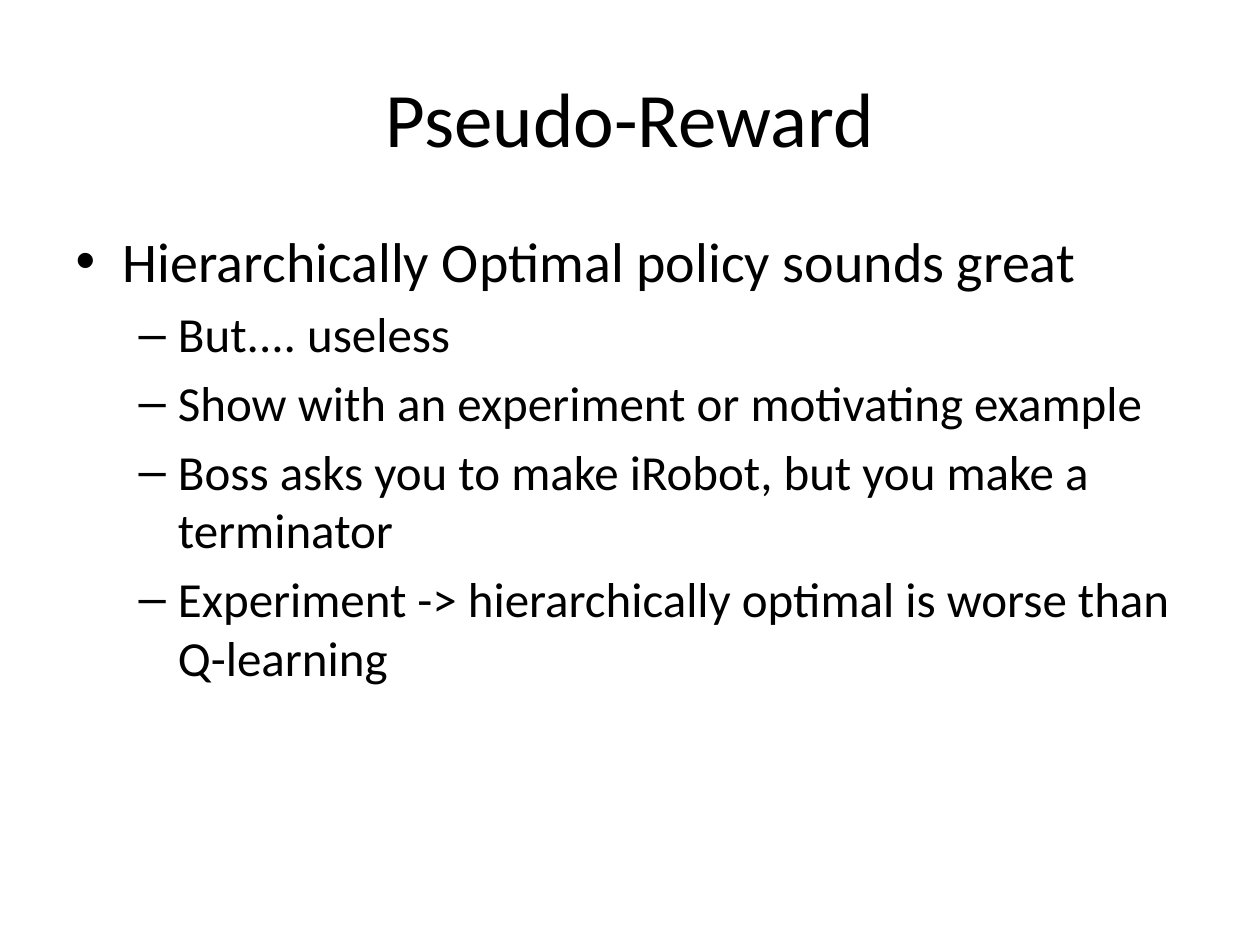
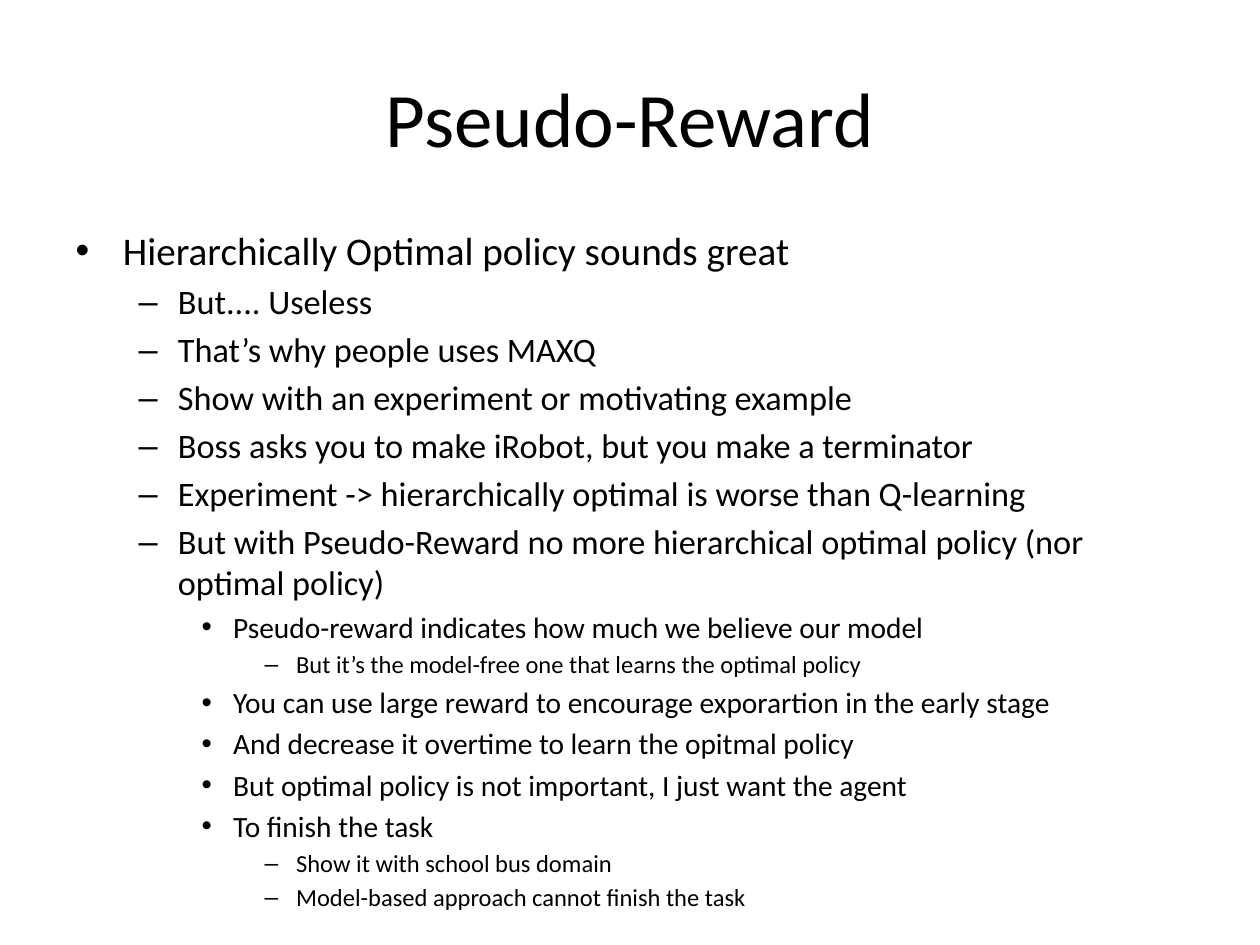
Before and after one commit to lono175/Thesis, a slide deck: slide 29 of OptimalPlanning.pptx (slide 14 before the commit). Drawn at 1260x945 pixels with LibreOffice and Linux fonts; fonts in the diff are those of the drawing. Boxes give left, top, right and bottom in pixels: in the first picture for what was removed or moved away, otherwise in the second. Text is boxed around its words. In the diff, an @@ line names an element or a change of style, - is before the commit and + after.

Commit message:
update slides

```diff
--- a/OptimalPlanning.pptx
+++ b/OptimalPlanning.pptx
@@ text at <box>123,237,1026,512</box>: size 32 to 22.4 pt in "Hierarchically Optimal policy sounds great"; size 28 to 19.6 pt in "Show with an experiment or motivating example", "Boss asks you to make iRobot, but ...", "Experiment -> hierarchically optimal is worse than ..."; less space between paragraphs @@
@@ text at <box>178,290,596,368</box>: text changed; size 28 to 19.6 pt @@
-  – But.... useless
+  – But.... Useless
+  – That’s why people uses MAXQ
@@ text at <box>178,529,1083,910</box>: paragraphs added @@
+  – But with Pseudo-Reward no more hierarchical optimal policy (nor optimal policy)
+    • Pseudo-reward indicates how much we believe our model
+      – But it’s the model-free one that learns the optimal policy
+    • You can use large reward to encourage exporartion in the early stage
+    • And decrease it overtime to learn the opitmal policy
+    • But optimal policy is not important, I just want the agent
+    • To finish the task
+      – Show it with school bus domain
+      – Model-based approach cannot finish the task
```
Also in this commit, not shown: 9 other slides changed, 26 slides added, 1 slide removed.
